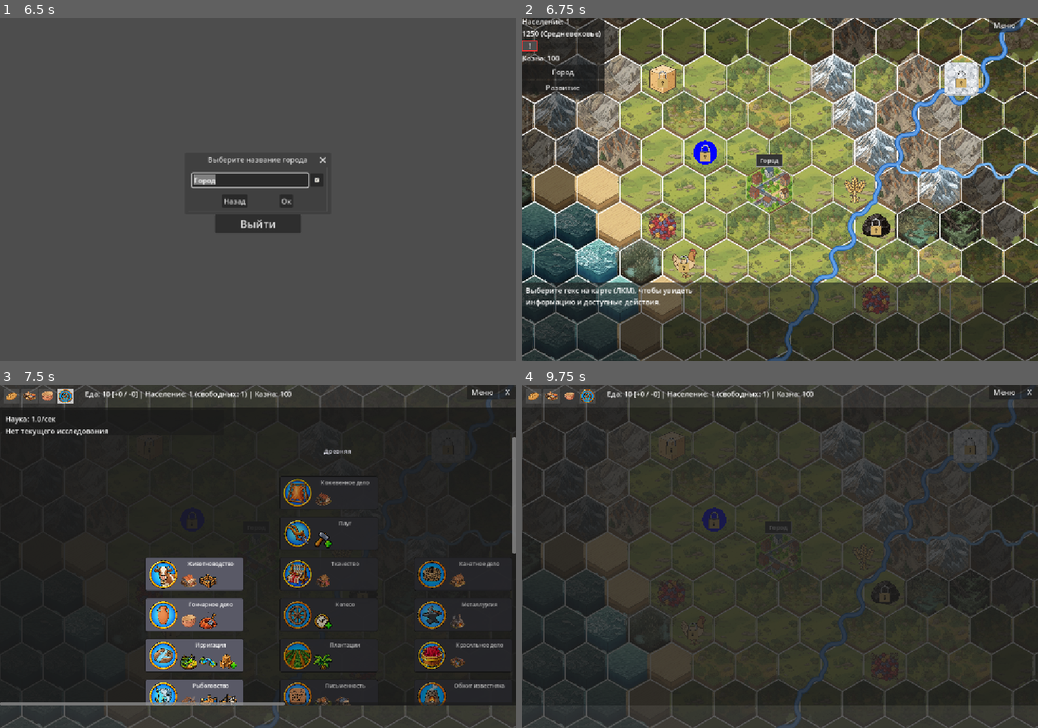
Above: before the commit, frames 1-4 (two rows, left to right).
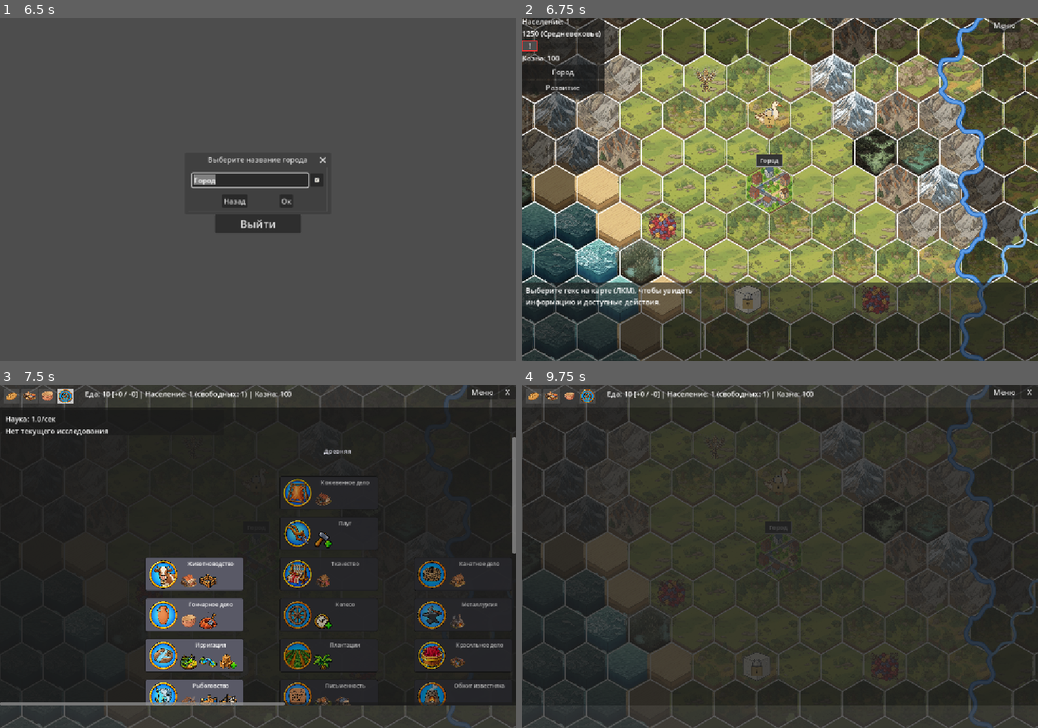
Above: after the commit, the same moments.

Repository: Night-Pryanik/The-City
Game: Godot game, scene res://scenes/main_menu.tscn
The game is run twice, just before and just after one commit, with the same random seed, the same clock (stepped at 60 frames per second) and the same inputs.
Inputs (mouse positions are in pixels of both pictures, inside the frame that each line leads up to):
- Up to frame 1 (6.5 s): click "Новая игра" at 0.5 s; click "Новая игра" at 1.25 s; click "Настройки" at 2 s; click (314, 179) at 2.75 s; click "Назад" at 3.5 s; click "Настройки" at 4.25 s; click "Назад" at 5 s; click "Новая игра" at 5.75 s
- Up to frame 2 (6.75 s): click "Ок" at 6.5 s
- Up to frame 3 (7.5 s): click (10, 412) at 7.25 s
- Up to frame 4 (9.75 s): click (532, 395) at 8 s; click (552, 395) at 8.75 s; click (568, 395) at 9.5 s

Frame 1 is identical in both runs. In frame 2, 9.5% of the frame differs, in the area x 24-100%, y 0-100%; in frame 3, 0.3%; in frame 4, 3.3%.

Commit message:
На карте спавнятся все ресурсы, убрана жесткая привязка к категории

Diff:
--- a/scripts/map_generator.gd
+++ b/scripts/map_generator.gd
@@ -301,37 +301,18 @@
     var hex_index = _build_hex_index(tile_data, rows, cols, city_row, city_col)
     print("этап cover + hex_index: ", Time.get_ticks_msec() - t_cover, " ms")
 
-    # --- Животные ---
-    var animal_resources = {}
+    # --- Обычные ресурсы ---
+    # Категория является только классификацией ресурса и не определяет,
+    # должен ли он появляться на карте. Все ресурсы, добываемые улучшением,
+    # проходят единым пулом и фильтруются только своими allowed_* и
+    # spawn_conditions.
+    var regular_resources = {}
     for rid in raw_res.keys():
         var r = raw_res[rid]
-        if r.get("category", "") == "animals":
-            animal_resources[rid] = r
-    _place_resources(tile_data, animal_resources, rows, cols, city_row, city_col, hex_index)
-
-    # --- Растения ---
-    var plant_resources = {}
-    for rid in raw_res.keys():
-        var r = raw_res[rid]
-        if r.get("category", "") != "plants":
-            continue
-        # Дикоросы (wild_food) размещаются отдельной функцией place_wild_food
-        # ТОЛЬКО внутри стартового Кольца Влияния, поэтому из общего спавна
-        # по всей карте их исключаем.
-        if rid == "wild_food":
-            continue
-        plant_resources[rid] = r
-    _place_resources(tile_data, plant_resources, rows, cols, city_row, city_col, hex_index)
-
-    # --- Минералы и металлы ---
-    # Металлы — отдельная пользовательская категория, но по механике спавна
-    # это такие же добываемые месторождения, как и minerals.
-    var mineral_resources = {}
-    for rid in raw_res.keys():
-        var r = raw_res[rid]
-        if r.get("category", "") in ["minerals", "metals"]:
-            mineral_resources[rid] = r
-    _place_resources(tile_data, mineral_resources, rows, cols, city_row, city_col, hex_index)
+        if r.get("improved_by", null) == null or r.get("improved_by", "") == "":
+            continue
+        regular_resources[rid] = r
+    _place_resources(tile_data, regular_resources, rows, cols, city_row, city_col, hex_index)
 
     # --- Одноразовые (собираемые) ресурсы ---
     # Самородки металлов и аналогичные ресурсы с improved_by == null:
